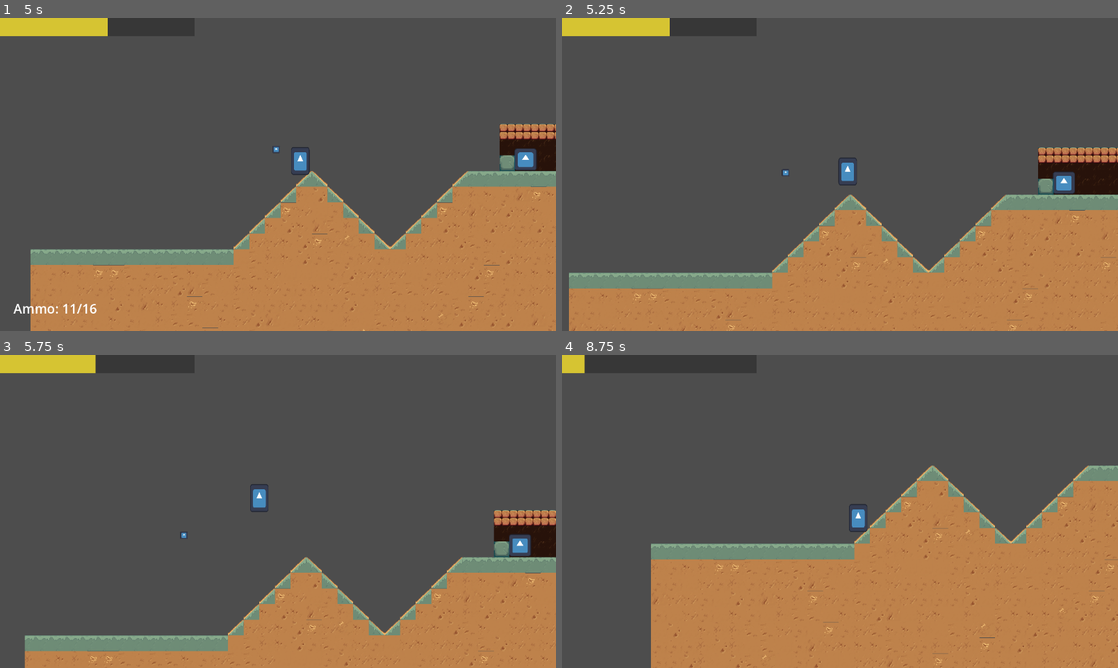
Above: before the commit, frames 1-4 (two rows, left to right).
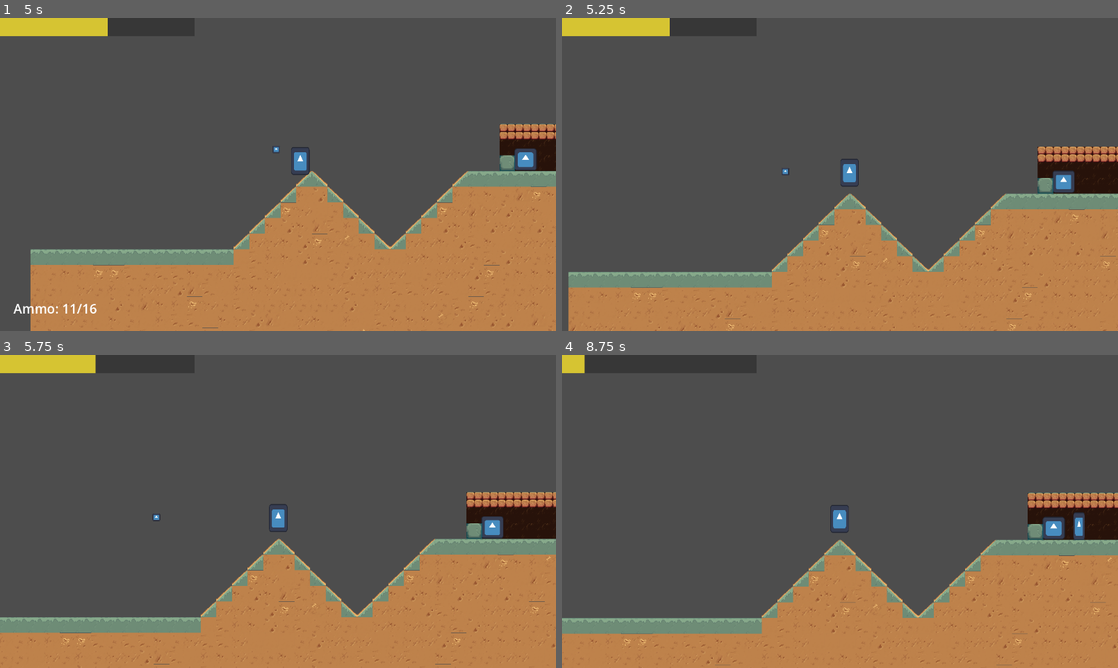
Above: after the commit, the same moments.

Repository: dzfrias/gladiator
Game: Godot game, scene res://scenes/test_scene.tscn
Two runs of this game, one before a commit and one after it. Both use one fixed random seed, a clock stepped at 60 frames per second and the inputs below. The engine's default icon, where the game draws it, is replaced by a stand-in: a white triangle on a blue panel in a dark square.
Inputs (mouse positions are in pixels of both pictures, inside the frame that each line leads up to):
- Up to frame 1 (5 s): click "Enter Mission" at 0.5 s; move the mouse to (400, 158) at 1.27 s; hold S (crouch) 1.28-2.03 s; hold D (right) 1.28-2.78 s; tap Space (jump) at 1.52, 1.82, 2.27, 2.57, 3.77, 4.07, 4.52, 4.82 s; click (400, 158) at 1.55 s; move the mouse to (166, 190) at 2.02 s; click (166, 190) at 2.1 s; tap S (crouch) at 2.3, 3.8 s; move the mouse to (333, 105) at 2.77 s; hold A (left) 2.78-3.53 s; hold S (crouch) 2.78-3.53 s; click (333, 105) at 3.05 s; move the mouse to (250, 237) at 3.52 s; hold D (right) from 3.53 s (still down); click (250, 237) at 3.6 s; move the mouse to (444, 221) at 4.27 s; hold E (roll) from 4.28 s (still down); click (444, 221) at 4.55 s
- Up to frame 2 (5.25 s): move the mouse to (673, 127) at 5.02 s; release D (right) at 5.03 s; release E (roll) at 5.03 s; hold A (left) from 5.03 s (still down); tap Q (toggle_weapon) at 5.1 s
- Up to frame 3 (5.75 s): keep holding A (left); tap Space (jump) at 5.27, 5.57 s; tap S (crouch) at 5.3 s
- Up to frame 4 (8.75 s): move the mouse to (867, 511) at 5.77 s; release A (left) at 5.78 s; hold D (right) 5.78-6.53 s; hold S (crouch) 5.78-6.53 s; click (867, 511) at 6.05 s; move the mouse to (756, 433) at 6.52 s; hold A (left) 6.53-8.03 s; click (756, 433) at 6.6 s; tap Space (jump) at 6.77, 7.07, 7.52, 7.82, 8.27, 8.57 s; tap S (crouch) at 6.8, 8.3 s; move the mouse to (962, 495) at 7.27 s; hold S (crouch) 7.28-8.03 s; click (962, 495) at 7.55 s; move the mouse to (728, 527) at 8.02 s; hold D (right) from 8.03 s (still down); click (728, 527) at 8.1 s

Frame 1 is identical in both runs. In frame 2, 2.5% of the frame differs, in the area x 1-100%, y 41-100%; in frame 3, 15%; in frame 4, 23%, in the area x 0-100%, y 35-100%.
Error after the commit: Invalid assignment of property or key 'position' with value of type 'Vector2' on a base object of type 'Nil'. (res://scripts/player/player.gd:118)

Commit message:
add player gadget inventory and incorporate grenade

Diff:
--- a/scenes/gadgets/throwable.tscn
+++ b/scenes/gadgets/throwable.tscn
@@ -1,14 +1,16 @@
 [gd_scene load_steps=5 format=3 uid="uid://ctjiaujlkr8mh"]
 
 [ext_resource type="Texture2D" uid="uid://dccns2r7l5dx3" path="res://assets/icon.svg" id="1_627db"]
-[ext_resource type="Script" path="res://scripts/gadgets/throwable.gd" id="1_gm2j2"]
+[ext_resource type="Script" path="res://scripts/gadgets/grenade.gd" id="1_gm2j2"]
 
 [sub_resource type="CircleShape2D" id="CircleShape2D_03ghe"]
 
 [sub_resource type="CircleShape2D" id="CircleShape2D_gufp7"]
-radius = 153.73
+radius = 92.3472
 
 [node name="Throwable" type="RigidBody2D"]
+collision_layer = 0
+collision_mask = 33
 script = ExtResource("1_gm2j2")
 
 [node name="Sprite2D" type="Sprite2D" parent="."]
--- a/scenes/player.tscn
+++ b/scenes/player.tscn
@@ -72,11 +72,13 @@
 projectile_prefab = ExtResource("6_w2kq1")
 auto_reload = true
 
-[node name="StandingWeaponPosition" type="Node2D" parent="."]
+[node name="StandingItemPosition" type="Node2D" parent="."]
 position = Vector2(27, -46)
 
-[node name="CrouchingWeaponPosition" type="Node2D" parent="."]
+[node name="CrouchingItemPosition" type="Node2D" parent="."]
 position = Vector2(28, -13)
+
+[node name="ItemPosition" type="Node2D" parent="."]
 
 [node name="PlatformRaycast" type="RayCast2D" parent="."]
 position = Vector2(0, -10)
--- a/scripts/gadgets/throwable.gd
+++ b/scripts/gadgets/grenade.gd
@@ -1,9 +1,11 @@
 extends RigidBody2D
 
-@export var explosionTime = 3
+@export var explosionTime = 2
 @export var damage = 3
 
 @onready var explosion_radius = $ExplosionRadius
+var direction: Direction
+
 func _ready() -> void:
 	await get_tree().create_timer(explosionTime).timeout
 	_explode()
--- a/scripts/player/player.gd
+++ b/scripts/player/player.gd
@@ -19,12 +19,15 @@
 @onready var crouching_hitbox = $CrouchingHitbox
 @onready var standing_sprite = $StandingSprite
 @onready var crouching_sprite = $CrouchingSprite
-@onready var standing_weapon_position = $StandingWeaponPosition
-@onready var crouching_weapon_position = $CrouchingWeaponPosition
+@onready var standing_item_position = $StandingItemPosition
+@onready var crouching_item_position = $CrouchingItemPosition
+@onready var _item_position = $ItemPosition
 @onready var direction = $Direction
 
 # NOTE this field can be null (if the player has no weapon)
-var _weapon: Weapon
+@onready var _weapon: Weapon = $Weapon
+var _current_item
+var _items: Array
 var _state := State.CONTROL
 var _can_roll := true
 var _is_crouching := false
@@ -41,10 +44,14 @@
 }
 
 func _ready() -> void:
+	_items.append(_weapon)
+	_items.append(load("res://scenes/gadgets/throwable.tscn"))
+
 	$Health.died.connect(_on_health_died)
 	$Health.damage_taken.connect(_on_health_damage_taken)
 	Instance = self
-	_weapon = $Weapon
+	_current_item = _weapon
+	_item_position.position = standing_item_position.position
 
 func _process(delta: float) -> void:
 	if _is_jumping and _jump_time < jump_hold_time:
@@ -71,14 +78,12 @@
 				standing_sprite.visible = false
 				crouching_hitbox.disabled = false
 				crouching_sprite.visible = true
-				if _weapon: _weapon.position = Vector2(crouching_weapon_position.position.x * direction.scalar, crouching_weapon_position.position.y)
 			elif !Input.is_action_pressed("crouch") and _is_crouching:
 				_is_crouching = false
 				standing_hitbox.disabled = false
 				standing_sprite.visible = true
 				crouching_hitbox.disabled = true
 				crouching_sprite.visible = false
-				if _weapon: _weapon.position = Vector2(standing_weapon_position.position.x * direction.scalar, standing_weapon_position.position.y)
 
 			if Input.is_action_pressed("left") and Input.is_action_pressed("right"):
 				velocity.x = move_toward(velocity.x, 0, move_acceleration * delta)
@@ -93,7 +98,6 @@
 				else:
 					velocity.x = maxf(-move_speed, velocity.x - acceleration * delta)
 				direction.is_right = false
-
 			elif Input.is_action_pressed("right"):
 				var acceleration := move_acceleration
 				if velocity.x < 0:
@@ -107,21 +111,34 @@
 				velocity.x = move_toward(velocity.x, 0, move_deceleration * delta)
 
 			if _is_crouching:
-				if _weapon: _weapon.position = Vector2(crouching_weapon_position.position.x * direction.scalar, crouching_weapon_position.position.y)
+				_item_position.position = crouching_item_position.position
 			else:
-				if _weapon: _weapon.position = Vector2(standing_weapon_position.position.x * direction.scalar, standing_weapon_position.position.y)
+				_item_position.position = standing_item_position.position
+			_item_position.position = Vector2(_item_position.position.x * direction.scalar, _item_position.position.y)
+			_weapon.position = _item_position.position
 		State.ROLL:
 			velocity.x = roll_speed * $Direction.scalar
 
 	move_and_slide()
 
 func _input(event: InputEvent) -> void:
+
+	if event.as_text().is_valid_int():
+		var index := event.as_text().to_int() - 1
+		if index < _items.size():
+			_current_item = _items[index]
+			print(_items[index])
+
 	if _state != State.CONTROL:
 		return
-	if event.is_action_pressed("fire") and _weapon:
-		_weapon.set_firing($Direction)
-	if event.is_action_released("fire") and _weapon:
-		_weapon.set_firing(null)
+	if event.is_action_pressed("fire"):
+		if _current_item == _weapon:
+			_weapon.set_firing($Direction)
+		else:
+			throw(_current_item)
+	if event.is_action_released("fire"):
+		if _current_item == _weapon:
+			_weapon.set_firing(null)
 	if is_on_floor():
 		if event.is_action_pressed("jump") and !Input.is_action_pressed("crouch"):
 			_is_jumping = true
@@ -202,5 +219,12 @@
 		crouching_sprite.visible = _is_crouching
 		await get_tree().create_timer(0.05).timeout
 
+func throw(throwable_prefab: PackedScene):
+	var throwable = throwable_prefab.instantiate()
+	throwable.global_position = _item_position.global_position
+	get_tree().current_scene.add_child(throwable)
+	throwable.apply_force(Vector2(direction.scalar * 12000, -12000))
+	print("Throw")
+
 func get_health() -> Health:
 	return $Health;
Not shown: 1 places in scenes/idle_shooter.tscn that only renumber resources
